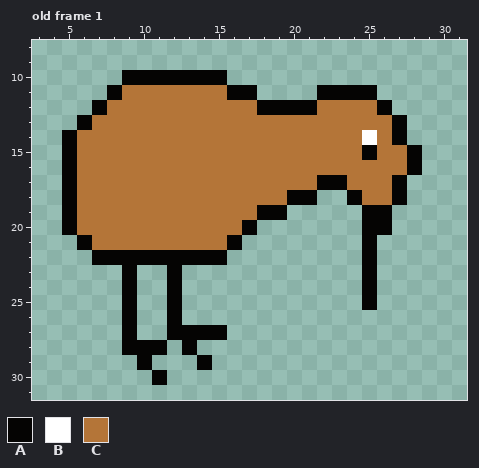
A pixel-art file gets an edit: Sprites/Kiwi/Kiwi.aseprite. Above: the version before the commit.
32x32 pixels, 1 frame. Shown: old frame 1: x 3..31, y 8..31. The commit also changed other frames, which this record leaves out.
Palette (. is transparent): A #050403  B #ffffff  C #b47538
Pixels before, old frame 1, first column x 5:
10 ....AAAAAAA.............
11 ...ACCCCCCCAA....AAAA...
12 ..ACCCCCCCCCCAAAACCCCA..
13 .ACCCCCCCCCCCCCCCCCCCCA.
14 ACCCCCCCCCCCCCCCCCCCBCA.
15 ACCCCCCCCCCCCCCCCCCCACCA
16 ACCCCCCCCCCCCCCCCCCCCCCA
17 ACCCCCCCCCCCCCCCCAACCCA.
18 ACCCCCCCCCCCCCCAA..ACCA.
19 ACCCCCCCCCCCCAA.....AA..
20 ACCCCCCCCCCCA.......AA..
21 .ACCCCCCCCCA........A...
22 ..AAAAAAAAA.........A...
23 ....A..A............A...
24 ....A..A............A...
25 ....A..A............A...
26 ....A..A................
27 ....A..AAAA.............
28 ....AAA.A...............
29 .....A...A..............
30 ......A.................
Once edited:
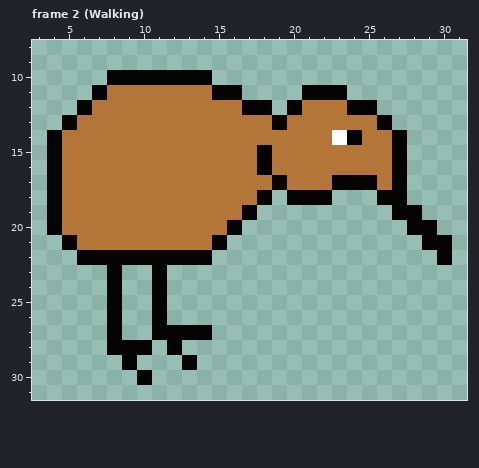
A new or re-ordered frame is compared with the old frame closest to it.
What changed:
frames 1 -> 5
Frame 2 (Walking) is new; against old frame 1:
The edit adds colour A in row 10 at x 8; in row 11 at x 7 and 21; in row 12 at x 6; in row 13 at x 5; in rows 14 to 17 at x 4; in row 18 at x 4 and 22.
The edit adds colour A in row 19 at x 4 and 27 to 28; in row 20 at x 4 and 28 to 29; in row 21 at x 5 and 29 to 30; in row 22 at x 6 and 30; in rows 23 to 27 at x 8 and 11; in row 28 at x 8 and 12.
The edit adds colour A in row 29 at x 9 and 13; in row 30 at x 10.
Colour C gives way to colour A in row 11 at x 15; in row 12 at x 17 and 24 to 25; in row 13 at x 19 and 26; in row 14 at x 24; in rows 15 to 16 at x 18 and 27; in row 17 at x 19 and 24 to 25.
Colour C gives way to colour A in row 18 at x 18 and 26; in row 19 at x 17; in row 20 at x 16; in row 21 at x 15.
Colour C gives way to colour B in row 14 at x 23.
Colour A gives way to colour C in row 11 at x 8; in row 12 at x 7 and 21; in row 13 at x 6; in row 14 at x 5; in row 15 at x 5 and 25; in row 16 at x 5.
Colour A gives way to colour C in row 17 at x 5 and 22; in rows 18 to 20 at x 5; in row 21 at x 6.
Colour B gives way to colour C in row 14 at x 25.
The author cleared colour A in row 10 at x 15; in row 11 at x 17 and 24 to 25; in row 12 at x 19 and 26; in row 13 at x 27; in rows 15 to 16 at x 28; in row 18 at x 24.
The author cleared colour A in row 19 at x 18 to 19 and 25 to 26; in row 20 at x 17 and 25 to 26; in row 21 at x 16 and 25; in row 22 at x 15 and 25; in rows 23 to 25 at x 9, 12 and 25; in row 26 at x 9 and 12.
The author cleared colour A in row 27 at x 9 and 15; in row 28 at x 11 and 13; in row 29 at x 10 and 14; in row 30 at x 11.
The author cleared colour C in row 18 at x 19 and 25.
